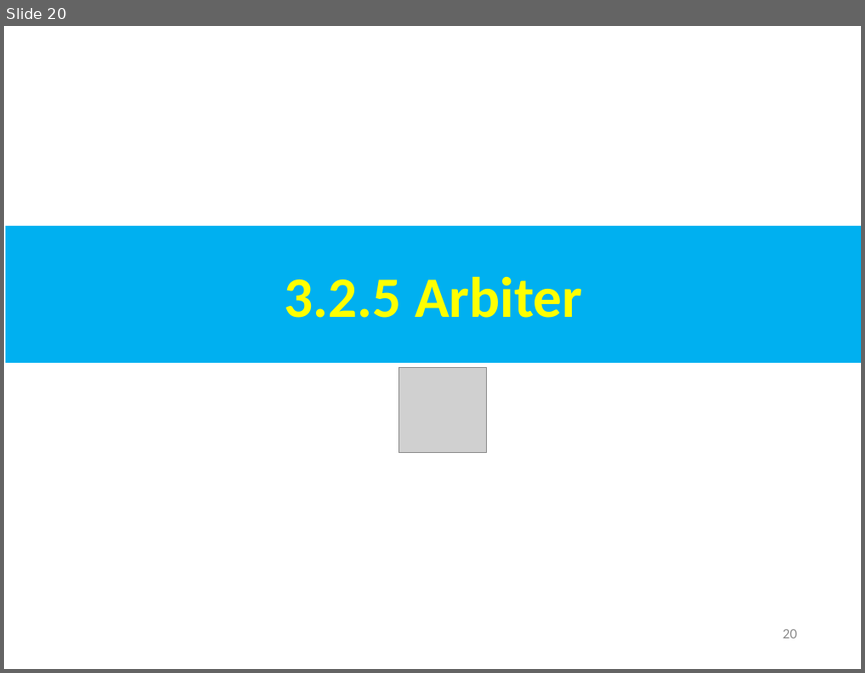
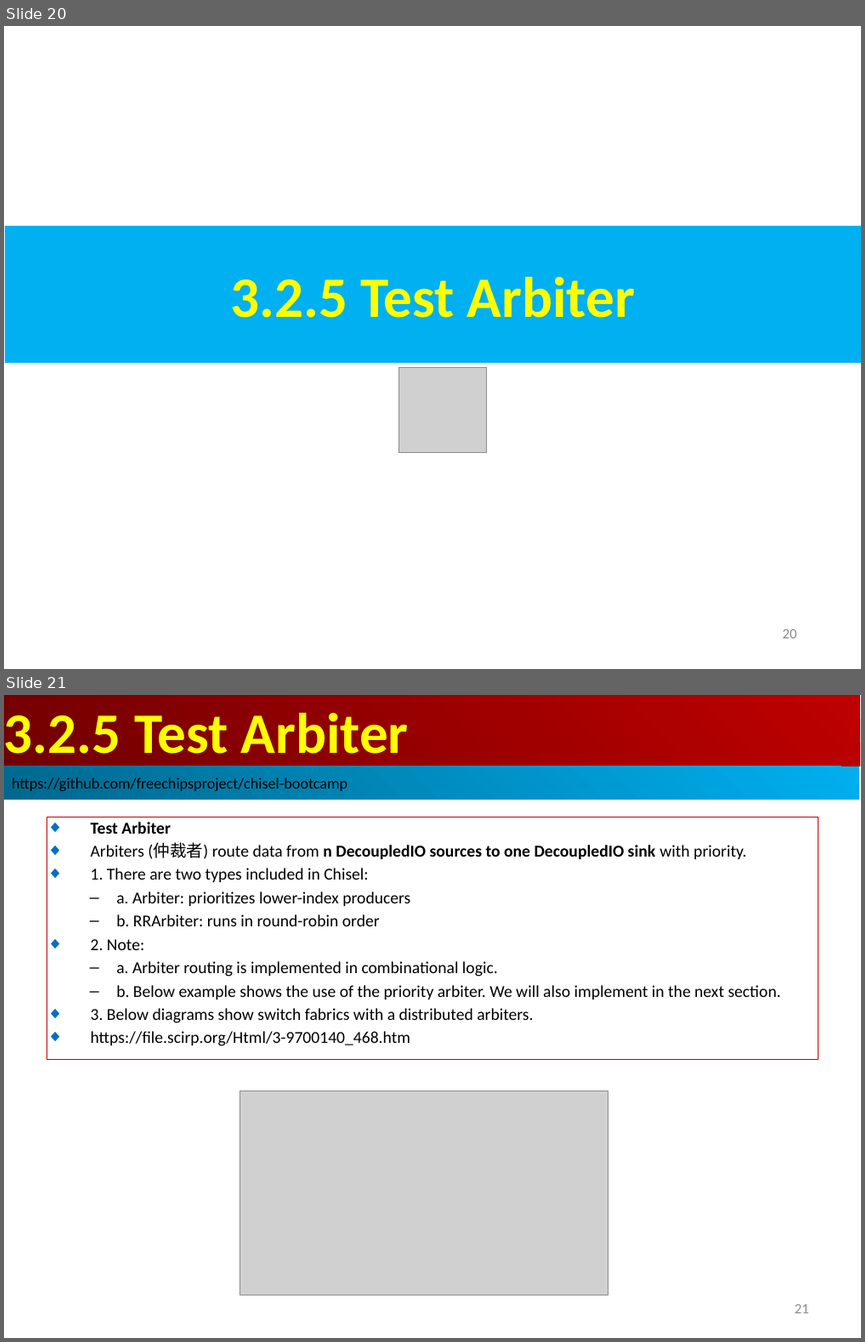
Before and after one commit to peterhchen/AIU_CS800_Chisel, a slide deck: 300_UCB_BC/003.2_StdLib/000_Video/003.2_StdLib.ppt. Shown one above the other, each under a label of ours: slide 20 before the commit, slides 20 and 21 after it. The pictures are 865x673 and 865x1342 pixels, drawn with LibreOffice and Linux fonts; fonts in the diff are those of the drawing; grey boxes stand for pictures. Boxes give left, top, right and bottom in pixels: in the first picture for what was removed or moved away, otherwise in the second. Text is boxed around its words. In the diff, an @@ line names an element or a change of style, - is before the commit and + after.

```diff
--- a/300_UCB_BC/003.2_StdLib/000_Video/003.2_StdLib.ppt
+++ b/300_UCB_BC/003.2_StdLib/000_Video/003.2_StdLib.ppt
@@ slide 21 added at <box>4,695,861,1338</box>, background #FFFFFF @@
@@ rectangle added at <box>4,695,860,766</box>, fill gradient #BF0000 to #710000, 48 pt, text #FFFF00, bold @@
+3.2.5 Test Arbiter
@@ rectangle added at <box>4,766,859,800</box>, fill gradient #00AFEF to #00688E, 13 pt, text #000000 @@
+https://github.com/freechipsproject/chisel-bootcamp
@@ rectangle added at <box>46,817,818,1059</box>, outline #C00000 0.74 pt, 14 pt, text #000000 @@
+◆ Test Arbiter
+◆ Arbiters (仲裁者) route data from n DecoupledIO sources to one DecoupledIO sink with priority.
+◆ 1. There are two types included in Chisel:
+  – a. Arbiter: prioritizes lower-index producers
+  – b. RRArbiter: runs in round-robin order
+◆ 2. Note:
+  – a. Arbiter routing is implemented in combinational logic.
+  – b. Below example shows the use of the priority arbiter. We will also implement in the next section.
+◆ 3. Below diagrams show switch fabrics with a distributed arbiters.
+◆ https://file.scirp.org/Html/3-9700140_468.htm
@@ picture added at <box>239,1091,608,1295</box> @@
@@ page number added at <box>794,1304,809,1313</box>, 12 pt, text #8B8B8B @@
+21
@@ slide 20 changed as well @@
@@ text in rectangle at <box>230,277,635,318</box>: text changed @@
-3.2.5 Arbiter
+3.2.5 Test Arbiter
```
Also in this commit, not shown: 9 other slides changed, 18 other slides added.
